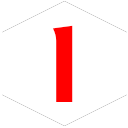
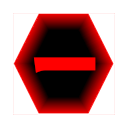
Comparing the layer stacks of the two 128 x 128 images. Changes:
painted on "1" over [33, 25, 96, 102]
added layer "Layer 1 copy" above "Layer 1" over [13, 13, 115, 115]
hid "Layer 1", painted on it over [2, 1, 127, 126]
